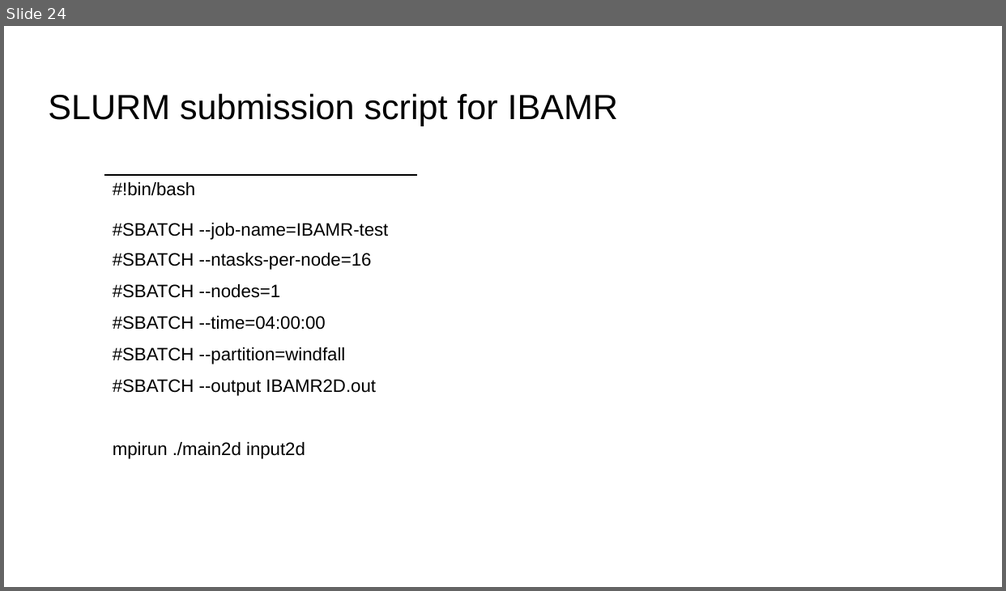
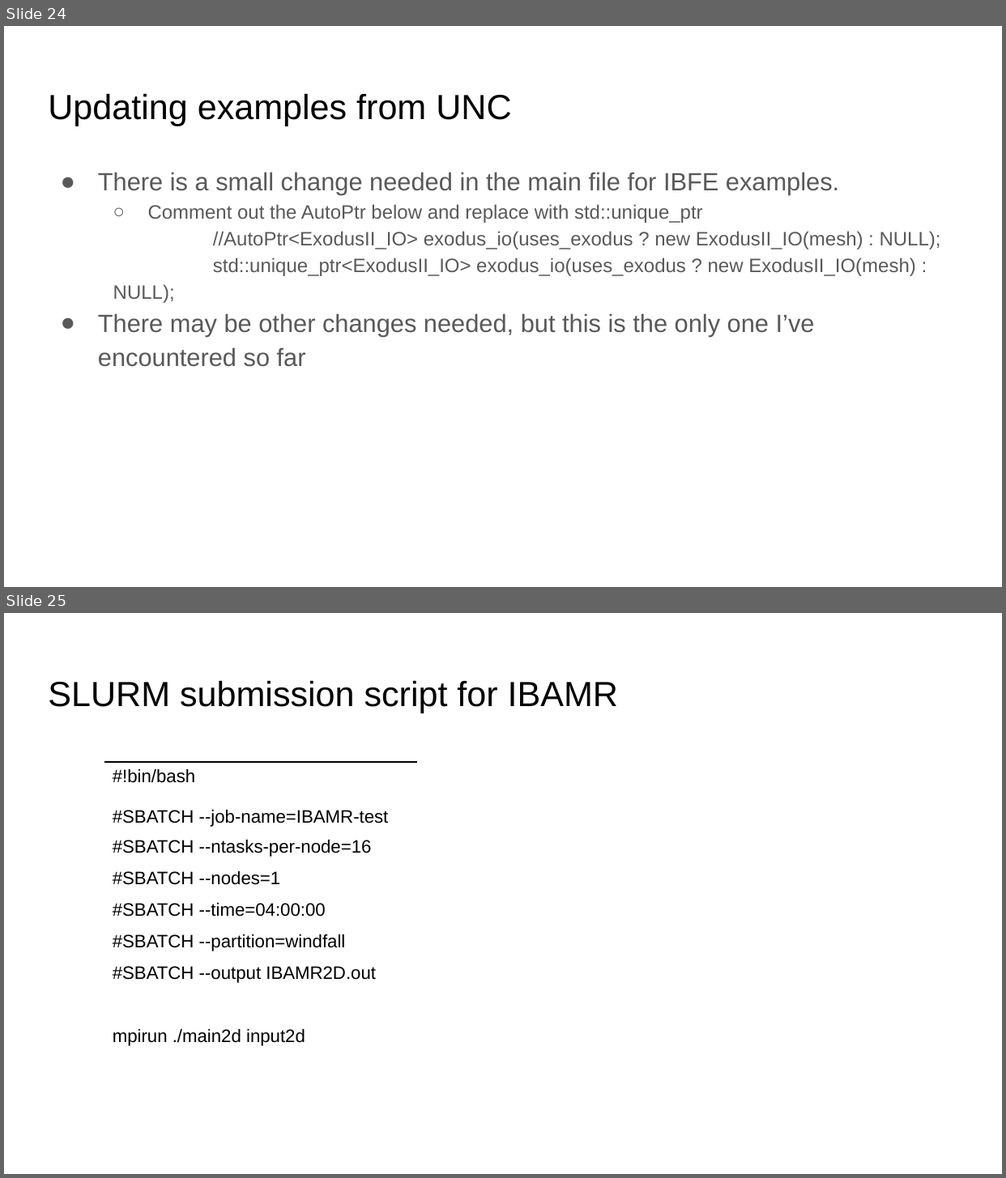
Before and after one commit to fairyflies9/IBAMR-Tutorials, a slide deck: UA Tutorials/UAClusterIb2dIBAMR.pptx. Shown one above the other, each under a label of ours: slide 24 before the commit, slides 24 and 25 after it. The pictures are 1006x591 and 1006x1178 pixels, drawn with LibreOffice and Linux fonts; fonts in the diff are those of the drawing. Boxes give left, top, right and bottom in pixels: in the first picture for what was removed or moved away, otherwise in the second. Text is boxed around its words. In the diff, an @@ line names an element or a change of style, - is before the commit and + after.

```diff
--- a/UA Tutorials/UAClusterIb2dIBAMR.pptx
+++ b/UA Tutorials/UAClusterIb2dIBAMR.pptx
@@ slide 24 added at [4,26,1002,587], background #FFFFFF @@
@@ title added at [48,93,511,126], 25.2 pt, text #000000 @@
+Updating examples from UNC
@@ text added at [98,172,941,367], 14 pt, text #595959 @@
+● There is a small change needed in the main file for IBFE examples.
+  ○ Comment out the AutoPtr below and replace with std::unique_ptr
+  //AutoPtr<ExodusII_IO> exodus_io(uses_exodus ? new ExodusII_IO(mesh) : NULL);
+  std::unique_ptr<ExodusII_IO> exodus_io(uses_exodus ? new ExodusII_IO(mesh) : NULL);
+● There may be other changes needed, but this is the only one I’ve encountered so far
@@ what was slide 24 is now slide 25 @@
```
Also in this commit, not shown: 1 slide changed, 6 other files.
